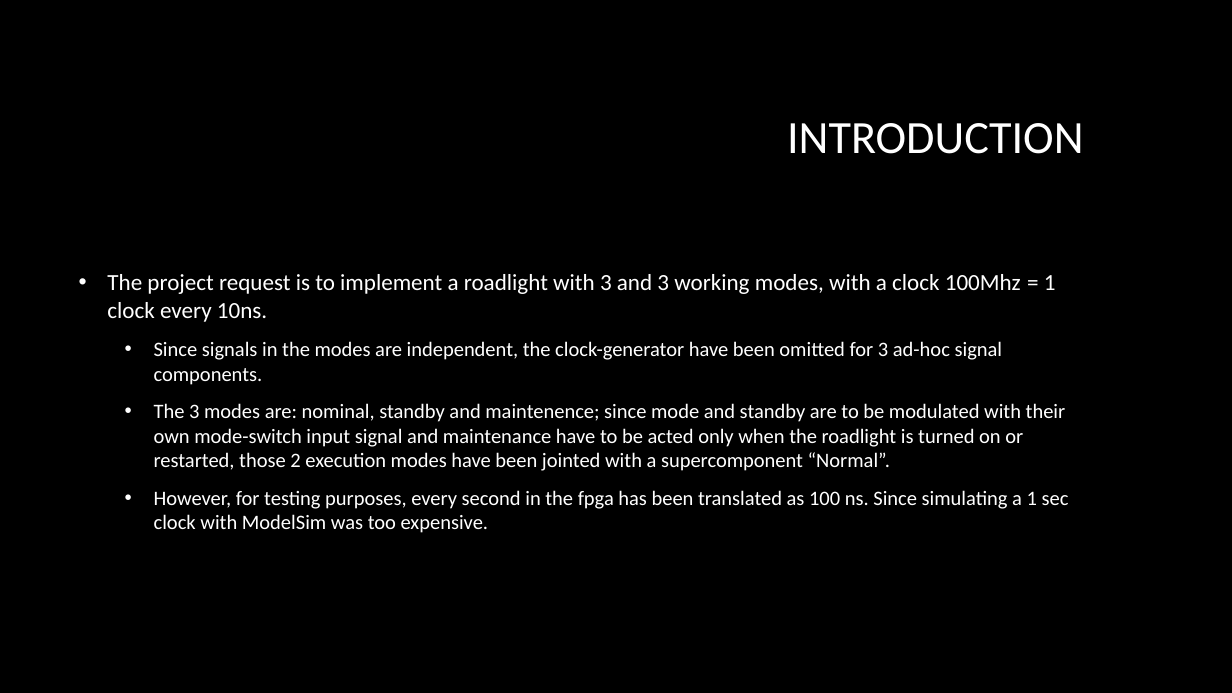
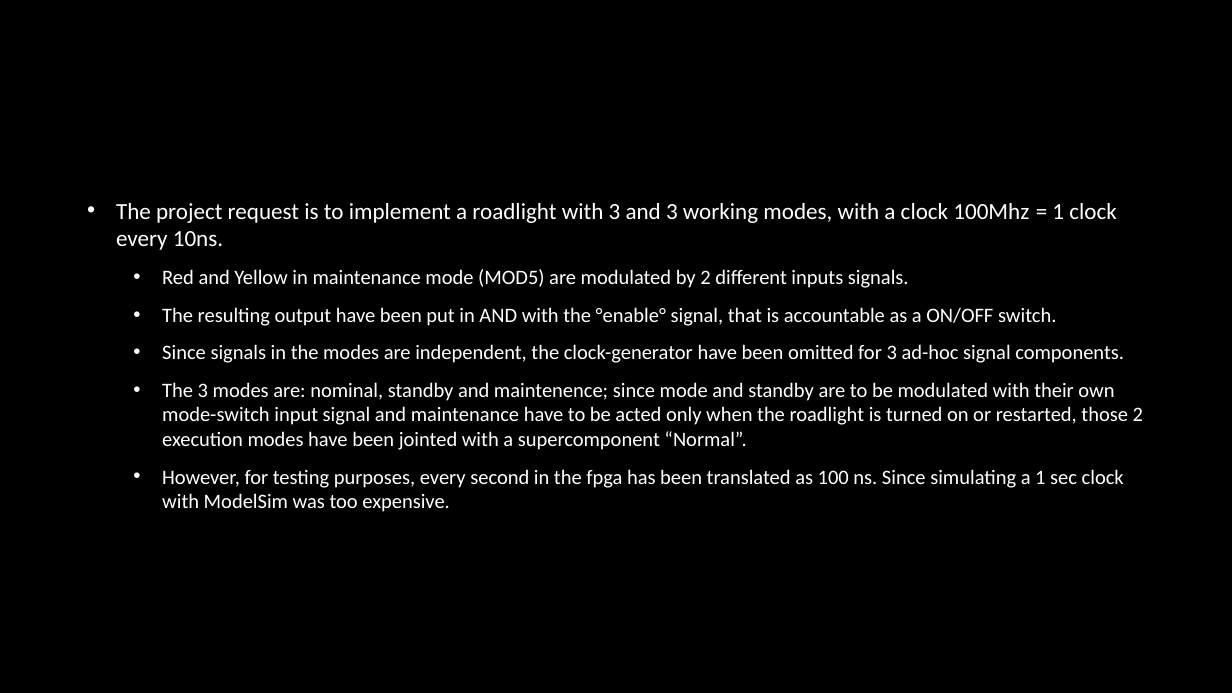
Before and after one commit to NanolathingStuff/Lab-XEM-6010-Project, a slide deck: slide 3 of Gruppo10_Silva.pptx. Drawn at 1232x693 pixels with LibreOffice and Linux fonts; fonts in the diff are those of the drawing; background and template pictures are left out. Boxes give left, top, right and bottom in pixels: in the first picture for what was removed or moved away, otherwise in the second. Text is boxed around its words. In the diff, an @@ line names an element or a change of style, - is before the commit and + after.

```diff
--- a/Gruppo10_Silva.pptx
+++ b/Gruppo10_Silva.pptx
@@ title "INTRODUCTION": place and size @@
-title "INTRODUCTION" at (787, 123, 1083, 154)
+title "INTRODUCTION" at (200, 0, 1224, 147)
@@ title "INTRODUCTION" at (200, 0, 1224, 147): size 36 to 44 pt, text colour #FFFFFF to #000000 @@
@@ text "The project request is to ...": place and size @@
-text "The project request is to ..." at (107, 274, 1069, 533)
+text "The project request is to ..." at (116, 203, 1143, 512)
@@ text at (162, 269, 1056, 326): paragraphs added @@
+  • Red and Yellow in maintenance mode (MOD5) are modulated by 2 different inputs signals.
+  • The resulting output have been put in AND with the °enable° signal, that is accountable as a ON/OFF switch.
```
Also in this commit, not shown: 2 other slides changed, 5 slides added, 5 slides removed, 6 other files.
